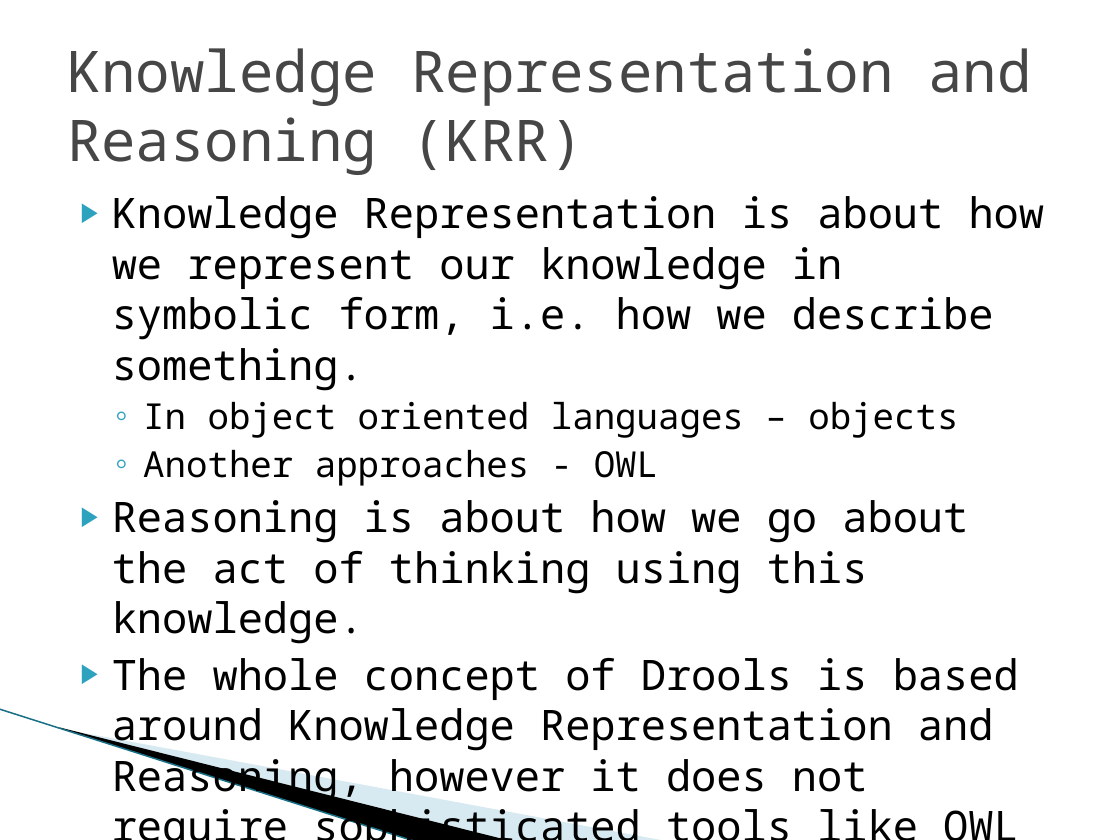
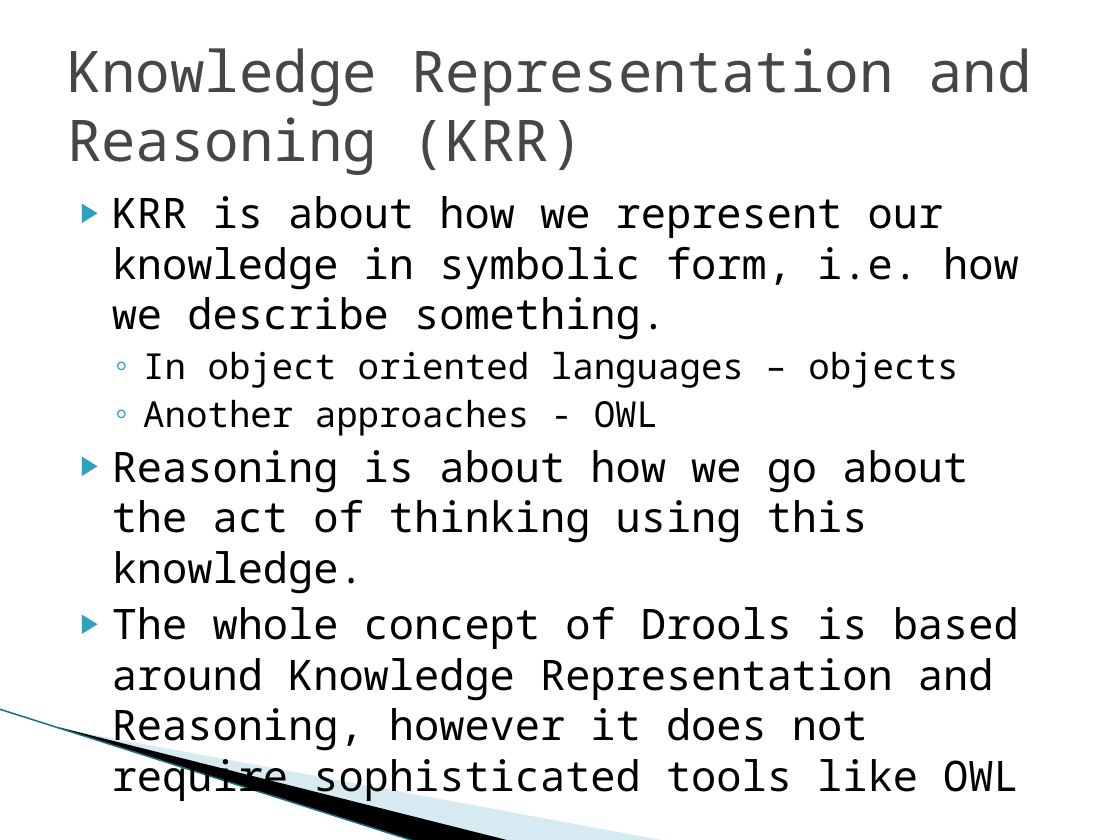
Before and after one commit to gspandy/drools-presentation-and-examples, a slide deck: slide 3 of drools-business-rules-engine.pptx. Drawn at 1120x840 pixels with LibreOffice and Linux fonts; fonts in the diff are those of the drawing; background and template pictures are left out. Boxes give left, top, right and bottom in pixels: in the first picture for what was removed or moved away, otherwise in the second. Text is boxed around its words. In the diff, an @@ line names an element or a change of style, - is before the commit and + after.

```diff
--- a/drools-business-rules-engine.pptx
+++ b/drools-business-rules-engine.pptx
@@ text at [112,196,1019,340]: text changed @@
-▶ Knowledge Representation is about how we represent our knowledge in symbolic form, i.e. how we describe something.
+▶ KRR is about how we represent our knowledge in symbolic form, i.e. how we describe something.
```
Also in this commit, not shown: 3 other slides changed, 3 slides added.
